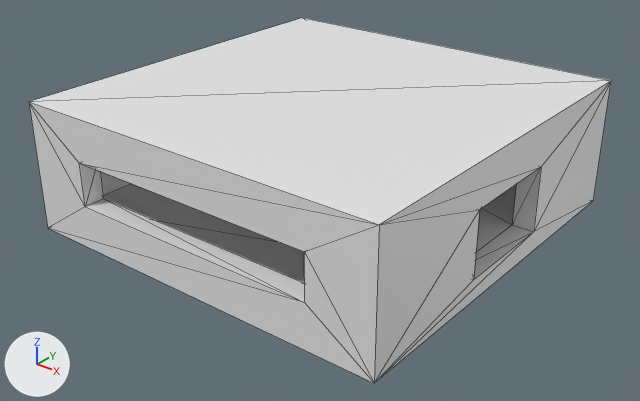
Renders of the glTF model data/floor.glb from each side of a commit.
Camera for both pictures: a 50 mm lens placed at (22.7, -29.0, 16.5), pointed at (0.2, -1.0, -0.9). The lights are fixed; the arrows at lower left show +X, +Y and +Z. Mesh edges are drawn as thin lines. Vertices at the same position are counted once.

The older version as bpy lines, for what is in view:
```python
me_plane = bpy.data.meshes.new('Plane')
me_plane.from_pydata(...)  # 32 vertices, 64 faces; spans x -9.0..9.0, y -9.0..9.0, z -2.0..4.0
ob_plane = bpy.data.objects.new('Plane', me_plane)
ob_plane.location = (0.0, 0.0, 0.0)
```
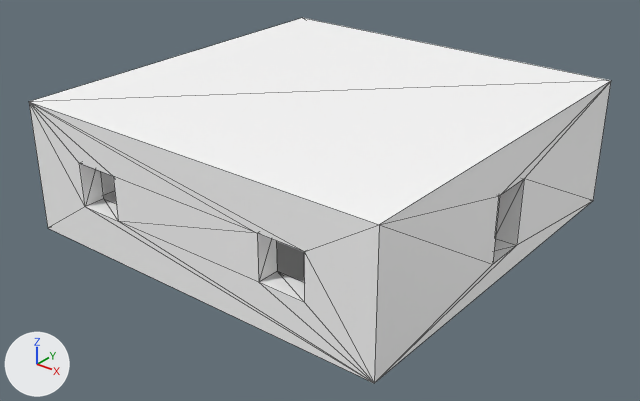
Boxes (x1, y1, x2, y2) around the edits, measured in the pictures (640 x 401 px):
```json
{"part": 1, "of": "me_plane", "change": "built on", "before": [30, 81, 611, 383], "after": [30, 81, 611, 383]}
{"part": 2, "of": "me_plane", "change": "recoloured", "before": [29, 18, 610, 383], "after": [29, 18, 610, 383]}
```

Scene script edits in JSON lines:
```json
{"op": "add", "block": "mat_material", "code": ["mat_material = principled_material('Material')", "mat_material.base_color = (1.0, 1.0, 1.0)  # white #ffffff"]}
{"block": "me_plane", "where": "# used by ob_plane; location = (0.0, 0.0, 0.0)"}
{"op": "remove", "block": "me_plane", "code": "me_plane.from_pydata(...)  # 32 vertices, 64 faces; spans x -9.0..9.0, y -9.0..9.0, z -2.0..4.0"}
{"op": "add", "block": "me_plane", "code": "me_plane.from_pydata(...)  # 40 vertices, 84 faces; spans x -9.0..9.0, y -9.0..9.0, z -2.0..4.0"}
{"block": "me_plane", "change": "me_plane part 1"}
{"block": "me_plane", "change": "1 vertex is removed from x 9.0, y -2.5, z -1.0"}
{"block": "me_plane", "change": "31 faces are deleted"}
{"block": "me_plane", "change": "3 vertices in x 8.0..9.0, y 2.5, z -1.0..2.0 move by (0.0, -1.5, 0.0)"}
{"block": "me_plane", "change": "4 vertices move from x 8.0..9.0, y -2.5..2.5, z -1.0..2.0 to x 8.0..9.0, y -1.0, z -1.0..2.0"}
{"block": "me_plane", "change": "9 vertices are added at x -3.9..9.0, y -9.0..1.0, z 0.0..2.0"}
{"block": "me_plane", "change": "51 new faces join them"}
{"block": "me_plane", "change": "me_plane part 2: 33 faces spanning x -9.0..9.0, y -9.0..9.0, z -2.0..4.0 switch from no material to mat_material (white #ffffff)"}
```
